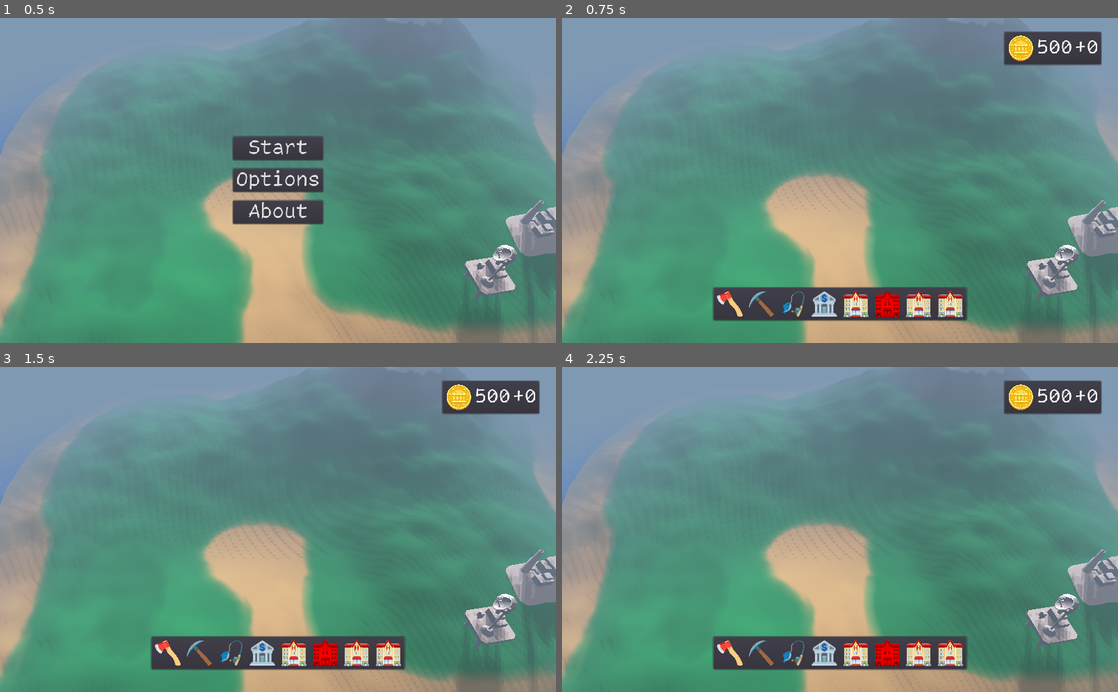
Above: before the commit, frames 1-4 (two rows, left to right).
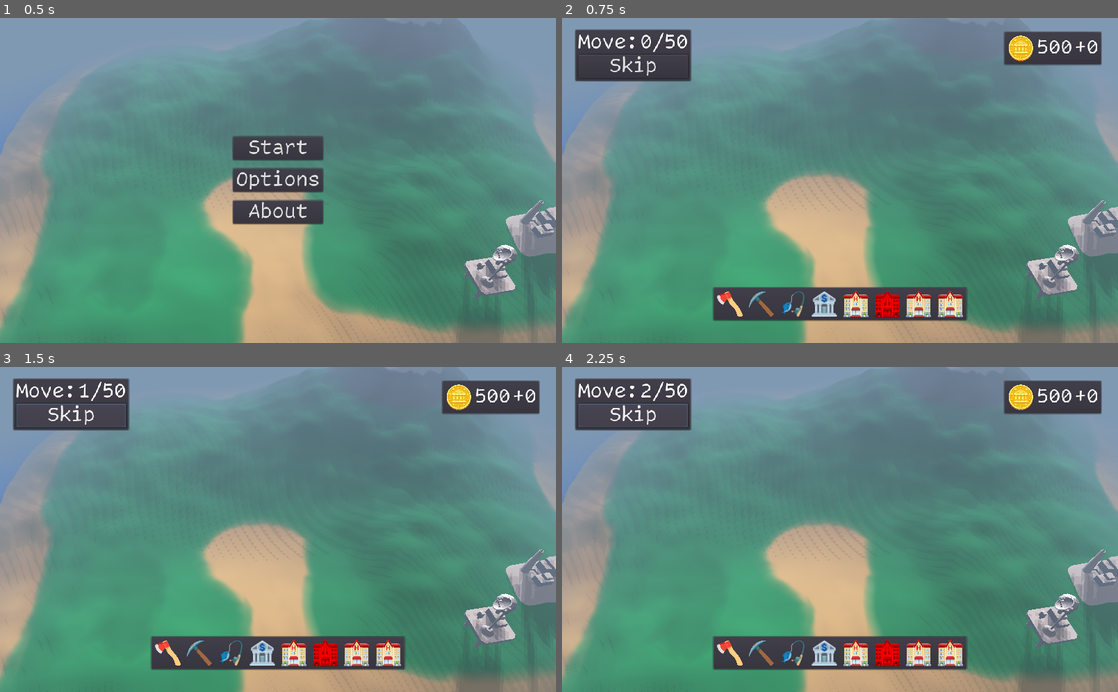
Above: after the commit, the same moments.

Repository: ash4rk/ld54-island-city-builder
Game: Godot game, scene res://main.tscn
The game is run twice, just before and just after one commit, with the same random seed, the same clock (stepped at 60 frames per second) and the same inputs.
Inputs (mouse positions are in pixels of both pictures, inside the frame that each line leads up to):
- Up to frame 1 (0.5 s): no input
- Up to frame 2 (0.75 s): click "Start" at 0.5 s
- Up to frame 3 (1.5 s): click (72, 415) at 1.25 s, where only the run after the commit has a clickable "Skip"
- Up to frame 4 (2.25 s): click (634, 415) at 2 s, where only the run after the commit has a clickable "Skip"

Frame 1 is identical in both runs. In frame 2, 3.4% of the frame differs, in the area x 2-24%, y 3-20%; in frame 3, 3.4%; in frame 4, 3.4%.

Commit message:
FEAT: Introduce move info container and game over screen

Diff:
--- a/autoload/global.gd
+++ b/autoload/global.gd
@@ -20,6 +20,7 @@
 
 func next_move():
 	print_debug("next_move_event")
+	self.coins += income
 	current_step += 1
 	emit_signal("next_move")
 
--- a/main.tscn
+++ b/main.tscn
@@ -26,31 +26,7 @@
 [ext_resource path="res://assets/buildings_info/hotel.tres" type="Resource" id=24]
 [ext_resource path="res://assets/buildings_info/meteo.tres" type="Resource" id=25]
 [ext_resource path="res://assets/small_text_theme.tres" type="Theme" id=26]
-
-[sub_resource type="SpatialMaterial" id=4]
-resource_local_to_scene = true
-flags_transparent = true
-albedo_color = Color( 1, 1, 1, 0.439216 )
-
-[sub_resource type="SpatialMaterial" id=5]
-resource_local_to_scene = true
-flags_transparent = true
-albedo_color = Color( 1, 1, 1, 0.439216 )
-
-[sub_resource type="SpatialMaterial" id=6]
-resource_local_to_scene = true
-flags_transparent = true
-albedo_color = Color( 1, 1, 1, 0.439216 )
-
-[sub_resource type="SpatialMaterial" id=7]
-resource_local_to_scene = true
-flags_transparent = true
-albedo_color = Color( 1, 1, 1, 0.439216 )
-
-[sub_resource type="SpatialMaterial" id=8]
-resource_local_to_scene = true
-flags_transparent = true
-albedo_color = Color( 1, 1, 1, 0.439216 )
+[ext_resource path="res://scripts/game_over_screen.gd" type="Script" id=27]
 
 [sub_resource type="QuadMesh" id=2]
 size = Vector2( 800, 800 )
@@ -101,27 +77,22 @@
 
 [node name="Placeholder" parent="World/Buildings/Placeholders" instance=ExtResource( 1 )]
 transform = Transform( 1, 0, 0, 0, 1, 0, 0, 0, 1, -12.6824, 0, 0 )
-material = SubResource( 4 )
 terrain_tags = 1
 
 [node name="Placeholder2" parent="World/Buildings/Placeholders" instance=ExtResource( 1 )]
 transform = Transform( 1, 0, 0, 0, 1, 0, 0, 0, 1, -7.63307, -2.38419e-07, -8.17518 )
-material = SubResource( 5 )
 terrain_tags = 1
 
 [node name="Placeholder3" parent="World/Buildings/Placeholders" instance=ExtResource( 1 )]
 transform = Transform( 1, 0, 0, 0, 1, 0, 0, 0, 1, 2.57608, 2.38419e-07, -9.02251 )
-material = SubResource( 6 )
 terrain_tags = 2
 
 [node name="Placeholder4" parent="World/Buildings/Placeholders" instance=ExtResource( 1 )]
 transform = Transform( 1, 0, 0, 0, 1, 0, 0, 0, 1, -6.95565, 0, 3.62015 )
-material = SubResource( 7 )
 terrain_tags = 2
 
 [node name="Placeholder5" parent="World/Buildings/Placeholders" instance=ExtResource( 1 )]
 transform = Transform( 1, 0, 0, 0, 1, 0, 0, 0, 1, 3.50617, 4.76837e-07, 0.96162 )
-material = SubResource( 8 )
 terrain_tags = 4
 
 [node name="Sea" type="CSGMesh" parent="World"]
@@ -277,3 +248,66 @@
 margin_right = 456.0
 texture_normal = ExtResource( 10 )
 building_info = ExtResource( 23 )
+
+[node name="MoveInfoContainer" type="PanelContainer" parent="UI"]
+margin_left = 23.0
+margin_top = 20.0
+margin_right = 239.0
+margin_bottom = 71.0
+
+[node name="VBoxContainer" type="VBoxContainer" parent="UI/MoveInfoContainer"]
+margin_left = 7.0
+margin_top = 7.0
+margin_right = 209.0
+margin_bottom = 91.0
+
+[node name="HBoxContainer" type="HBoxContainer" parent="UI/MoveInfoContainer/VBoxContainer"]
+margin_right = 202.0
+margin_bottom = 37.0
+alignment = 1
+
+[node name="MoveLabel" type="Label" parent="UI/MoveInfoContainer/VBoxContainer/HBoxContainer"]
+margin_right = 110.0
+margin_bottom = 37.0
+text = "Move:"
+
+[node name="MoveValueLabel" type="Label" parent="UI/MoveInfoContainer/VBoxContainer/HBoxContainer"]
+margin_left = 114.0
+margin_right = 202.0
+margin_bottom = 37.0
+text = "0/50"
+
+[node name="SkipButton" type="Button" parent="UI/MoveInfoContainer/VBoxContainer"]
+margin_top = 41.0
+margin_right = 202.0
+margin_bottom = 84.0
+text = "Skip"
+
+[node name="GameOverScreen" type="Control" parent="."]
+visible = false
+anchor_right = 1.0
+anchor_bottom = 1.0
+theme = ExtResource( 3 )
+script = ExtResource( 27 )
+
+[node name="BG" type="ColorRect" parent="GameOverScreen"]
+anchor_left = 0.5
+anchor_top = 0.5
+anchor_right = 0.5
+anchor_bottom = 0.5
+margin_left = -512.0
+margin_top = -300.0
+margin_right = 512.0
+margin_bottom = 300.0
+color = Color( 0, 0, 0, 0.678431 )
+
+[node name="GameOverLabel" type="Label" parent="GameOverScreen"]
+anchor_left = 0.5
+anchor_top = 0.5
+anchor_right = 0.5
+anchor_bottom = 0.5
+margin_left = -110.0
+margin_top = -18.5
+margin_right = 110.0
+margin_bottom = 18.5
+text = "Game Over!"
--- /dev/null
+++ b/scripts/game_over_screen.gd
@@ -0,0 +1,7 @@
+extends Control
+
+func _ready():
+	Global.connect("game_over", self, "_game_over_event")
+
+func _game_over_event():
+	self.show()
--- a/scripts/ui.gd
+++ b/scripts/ui.gd
@@ -3,10 +3,14 @@
 onready var buttons = $BuildingContainer/BuildingButtons/HBoxContainer.get_children()
 onready var coins_value = $StatsContainer/GridContainer/CoinsValue
 onready var income_value = $StatsContainer/GridContainer/IncomeValue
+onready var move_info_label = $MoveInfoContainer/VBoxContainer/HBoxContainer/MoveValueLabel
+onready var skip_button = $MoveInfoContainer/VBoxContainer/SkipButton
 
 func _ready():
 	print("ui_ready")
+	skip_button.connect("pressed", self, "_skip_button_pressed")
 	Global.connect("update_stats", self, "_update_stats_event")
+	Global.connect("next_move", self, "_next_move_event")
 
 func _update_stats_event():
 	for button in buttons:
@@ -33,3 +37,9 @@
 		income_value.modulate = Color.white
 
 	income_value.text = income_text+str(abs(Global.income))
+
+func _next_move_event():
+	move_info_label.text = str(Global.current_step) + "/" + str(Global.MAX_STEPS)
+
+func _skip_button_pressed():
+	Global.next_move()
Not shown: 1 places in main.tscn that only renumber resources
